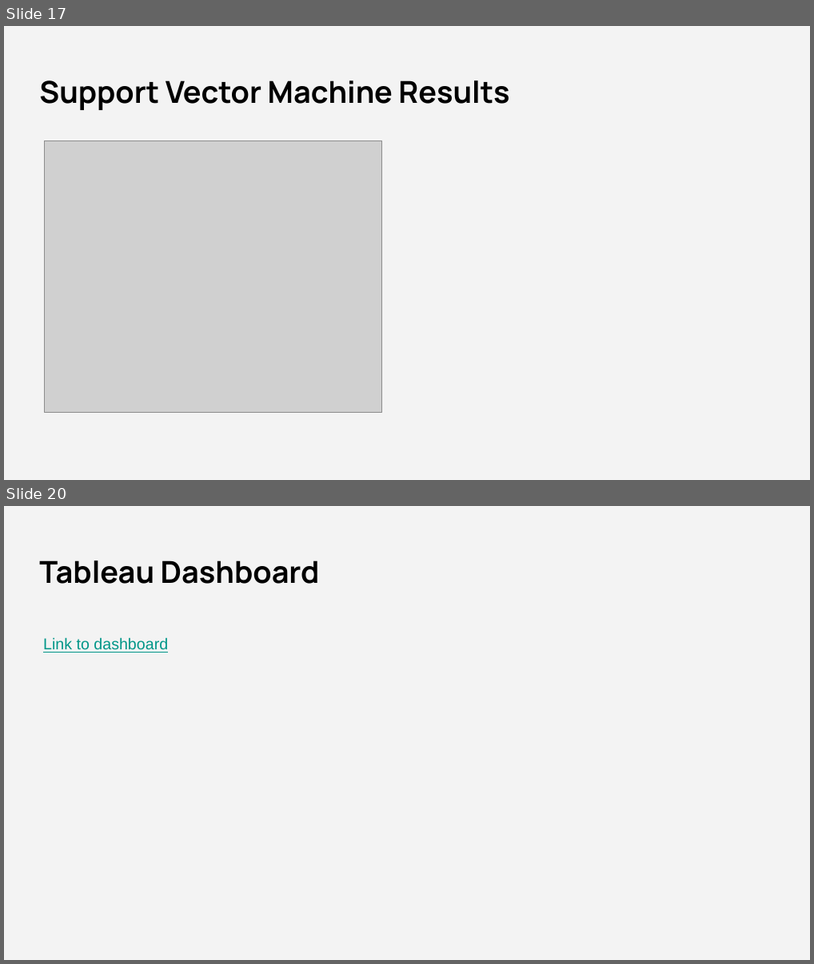
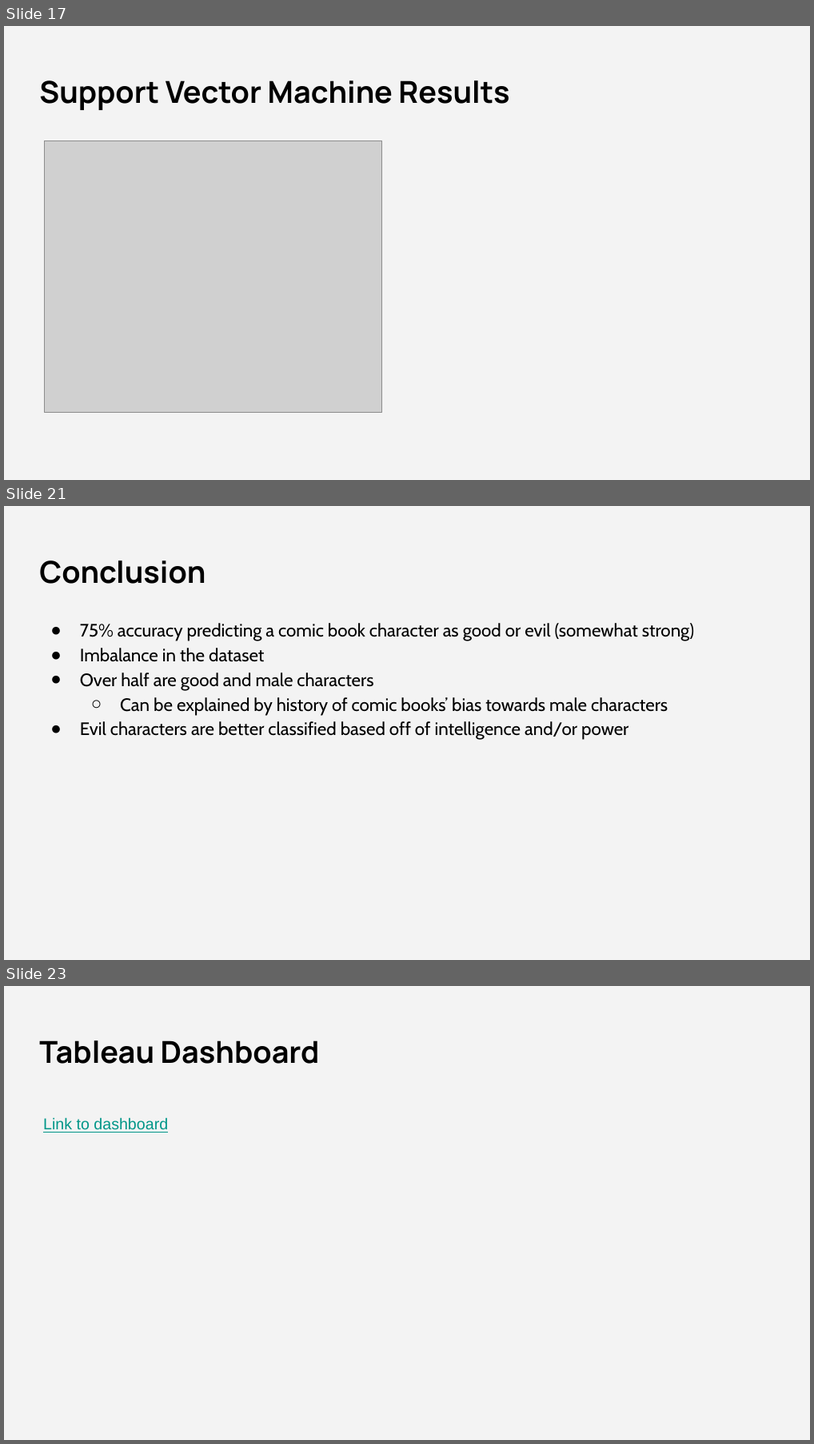
Before and after one commit to jmasurovsky/Superhero_ML, a slide deck: Presentation/Superhero_ML.pptx. Shown one above the other, each under a label of ours: slides 17 and 20 before the commit, slides 17, 21 and 23 after it; the slides between them are not shown. The pictures are 814x964 and 814x1444 pixels, drawn with LibreOffice and Linux fonts; fonts in the diff are those of the drawing; grey boxes stand for pictures. Boxes give left, top, right and bottom in pixels: in the first picture for what was removed or moved away, otherwise in the second. Text is boxed around its words. In the diff, an @@ line names an element or a change of style, - is before the commit and + after.

```diff
--- a/Presentation/Superhero_ML.pptx
+++ b/Presentation/Superhero_ML.pptx
@@ slide 21 added at [4,506,810,960], background #F3F3F3 @@
@@ title added at [39,560,206,584], 27 pt, text #000000, bold @@
+Conclusion
@@ text added at [80,623,694,740], 16 pt, text #000000 @@
+● 75% accuracy predicting a comic book character as good or evil (somewhat strong)
+● Imbalance in the dataset
+● Over half are good and male characters
+  ○ Can be explained by history of comic books’ bias towards male characters
+● Evil characters are better classified based off of intelligence and/or power
@@ what was slide 20 is now slide 23 @@
```
Also in this commit, not shown: 3 slides changed, 3 other slides added, 1 slide removed, 1 other file.
